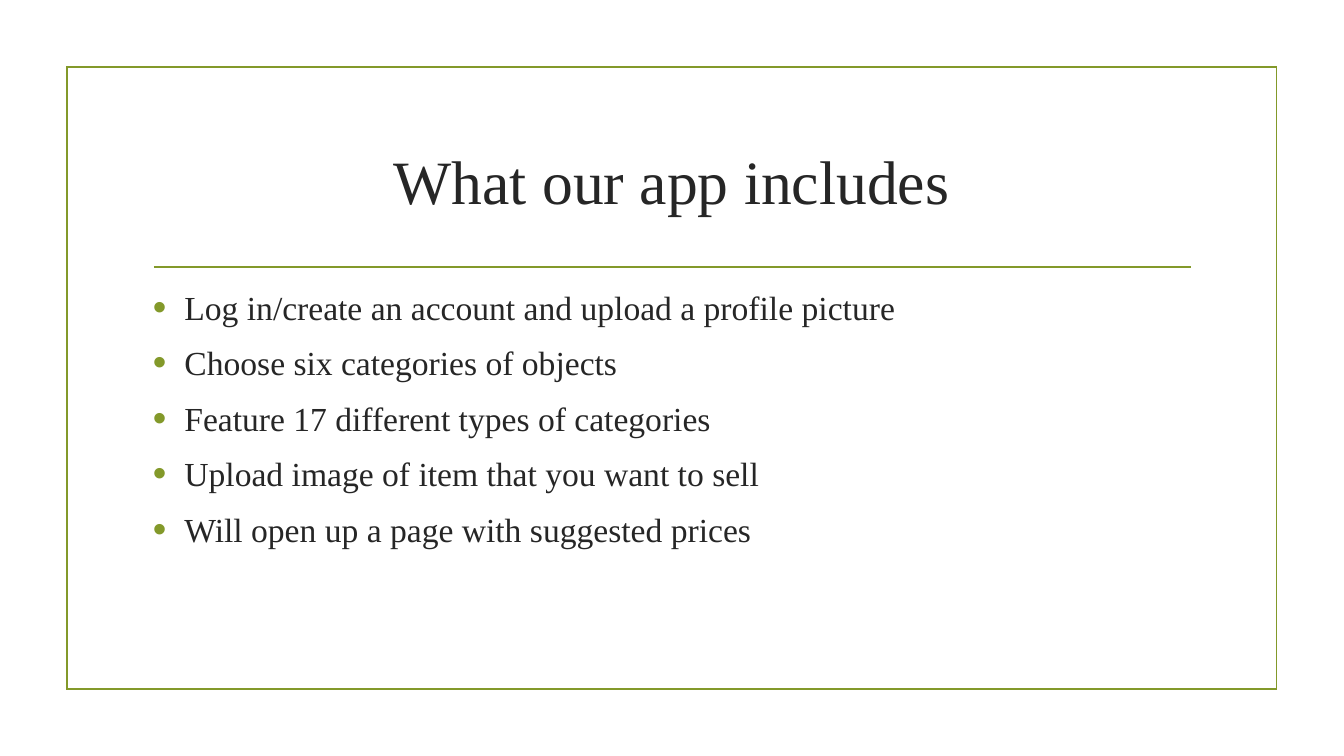
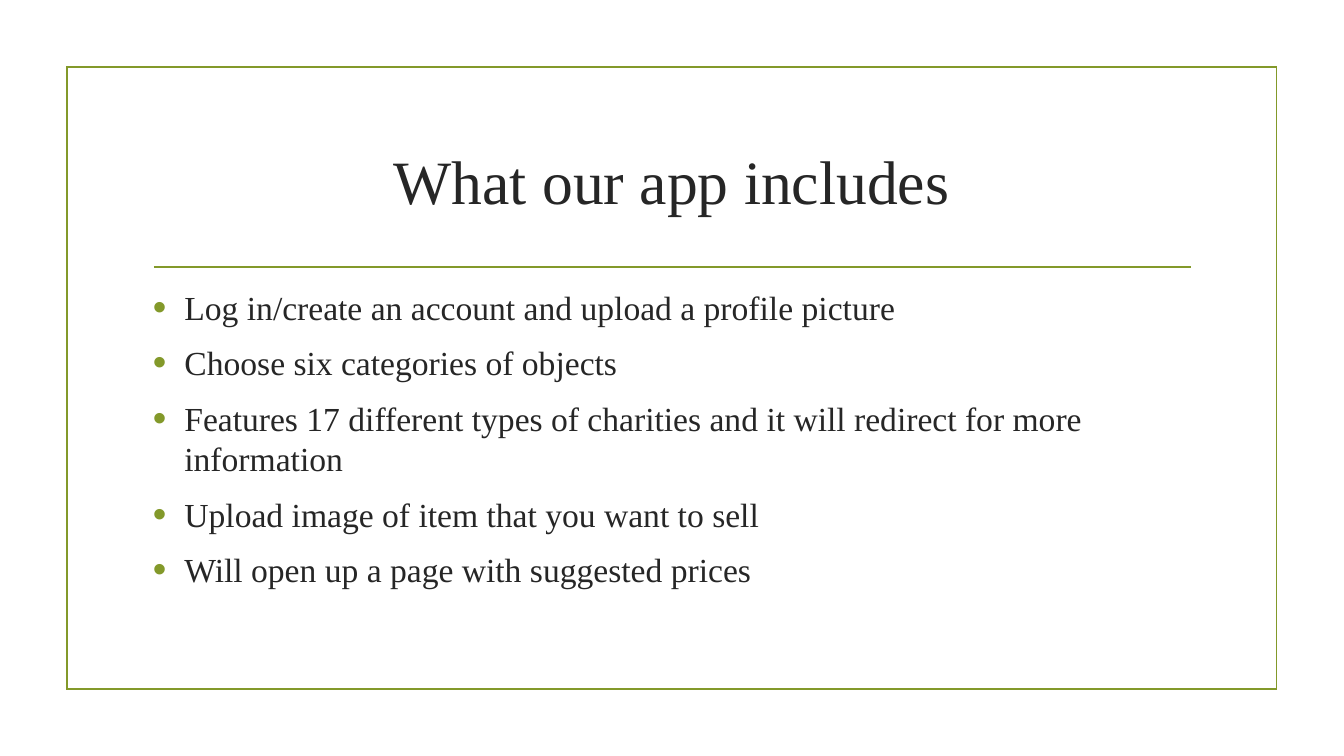
Before and after one commit to dallas2018/team-7, a slide deck: slide 2 of Presentation.pptx. Drawn at 1344x756 pixels with LibreOffice and Linux fonts; fonts in the diff are those of the drawing; background and template pictures are left out. Boxes give left, top, right and bottom in pixels: in the first picture for what was removed or moved away, otherwise in the second. Text is boxed around its words. In the diff, an @@ line names an element or a change of style, - is before the commit and + after.

```diff
--- a/Presentation.pptx
+++ b/Presentation.pptx
@@ text at bbox=[184, 407, 1082, 472]: text changed @@
-• Feature 17 different types of categories
+• Features 17 different types of charities and it will redirect for more information
```
Also in this commit, not shown: 3 other slides changed, 2 slides added, 1 slide removed.
